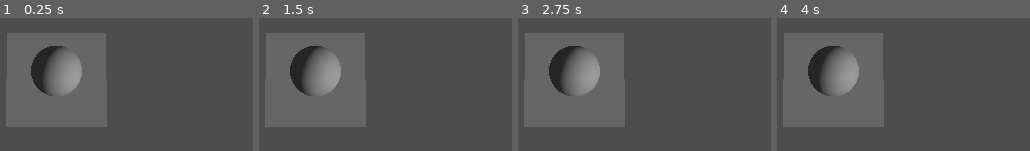
Above: before the commit, frames 1-4 (left to right).
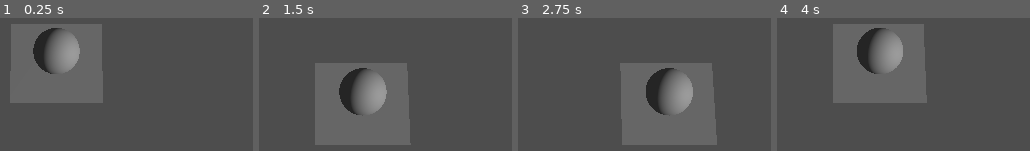
Above: after the commit, the same moments.

Repository: greatbrick0/GMTK-Jam-2024
Game: Godot game, scene res://Scenes/Levels/level_1.tscn
Two runs of this game, one before a commit and one after it. Both use one fixed random seed, a clock stepped at 60 frames per second and the inputs below.
Inputs:
- Up to frame 1 (0.25 s): no input
- Up to frame 2 (1.5 s): tap Enter at 0.5 s; hold D (MoveRight) 0.53-1.28 s; tap Space at 1.25 s; hold S (MoveDown) from 1.28 s (still down)
- Up to frame 3 (2.75 s): tap Enter at 2 s; release S (MoveDown) at 2.03 s; hold D (MoveRight) from 2.03 s (still down)
- Up to frame 4 (4 s): tap Space at 2.75 s; release D (MoveRight) at 2.78 s; hold W (MoveUp) 2.78-3.53 s; tap Enter at 3.5 s; hold A (MoveLeft) from 3.53 s (still down)

The runs differ from the first frame. In frame 1, 15% of the frame differs, in the area x 2-43%, y 4-82%; in frame 2, 34%; in frame 3, 47%, in the area x 2-79%, y 11-96%; in frame 4, 31%.
Error before the commit: Invalid operands 'Vector3' and 'Vector2' in operator '+'. (res://Scripts/basic_slime.gd:4)

Commit message:
Adjusted Camera

Diff:
--- a/Scenes/Levels/level_1.tscn
+++ b/Scenes/Levels/level_1.tscn
@@ -16,7 +16,7 @@
 [node name="BasicSlime" parent="Level" instance=ExtResource("1_iuon6")]
 
 [node name="Camera3D" type="Camera3D" parent="."]
-transform = Transform3D(1, 0, 0, 0, 0.34202, 0.939693, 0, -0.939693, 0.34202, 0, 24, 8.5)
+transform = Transform3D(1, 0, 0, 0, 0.5, 0.866026, 0, -0.866026, 0.5, 0, 24, 14)
 fov = 20.0
 
 [node name="DirectionalLight3D" type="DirectionalLight3D" parent="."]
--- a/Scripts/basic_slime.gd
+++ b/Scripts/basic_slime.gd
@@ -1,5 +1,5 @@
 extends Node
 
 func AttemptMove(dir: Vector2):
-	get_parent().position += dir
+	get_parent().MoveTiles(dir)
 	get_parent().DropHeightLayer()
--- a/Scripts/slime.gd
+++ b/Scripts/slime.gd
@@ -2,7 +2,7 @@
 class_name Slime
 
 @export var inControl: bool = true
-@export var heightLayer: int = 0
+@export var heightLayer: int = 1
 var isDead: bool = false
 
 func _ready():
@@ -22,13 +22,18 @@
 
 		$Behaviour.AttemptMove(moveDirection)
 
+func MoveTiles(dir: Vector2) -> String:
+	get_parent().position.x += dir.x
+	get_parent().position.z += dir.y
+	return "air"
+
 func CheckForGround() -> bool:
 	return true
 
 func DropHeightLayer():
 	while(!isDead && !CheckForGround()):
 		heightLayer -= 1
-		if(heightLayer <= -1):
+		if(heightLayer <= 0):
 			Die()
 
 func Die():
